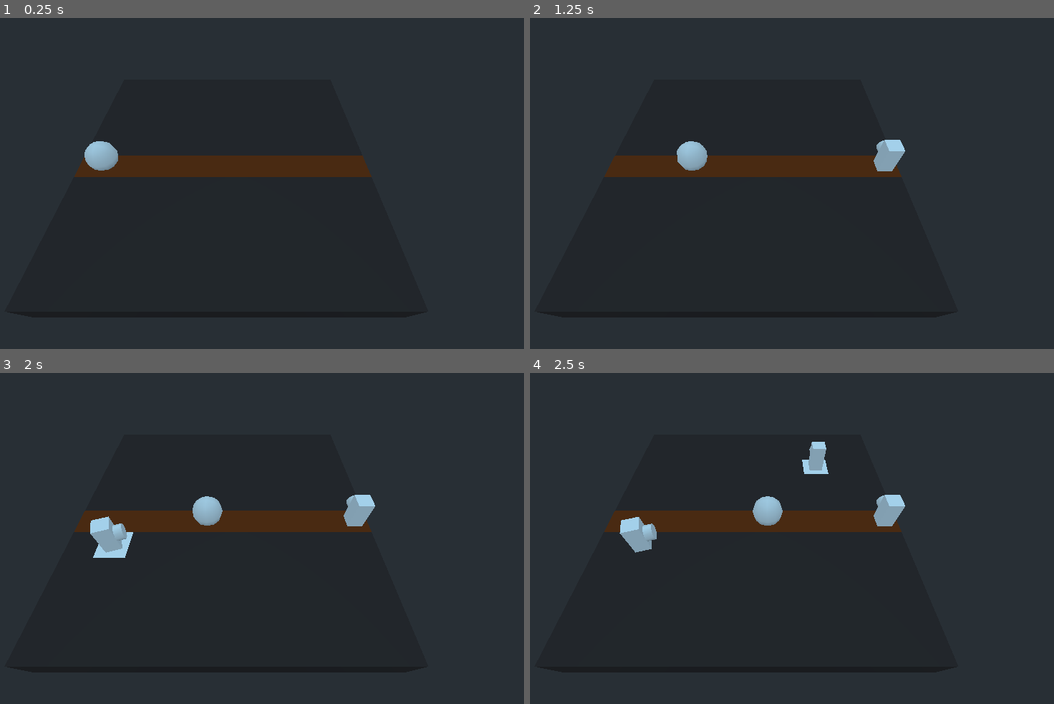
Above: before the commit, frames 1-4 (two rows, left to right).
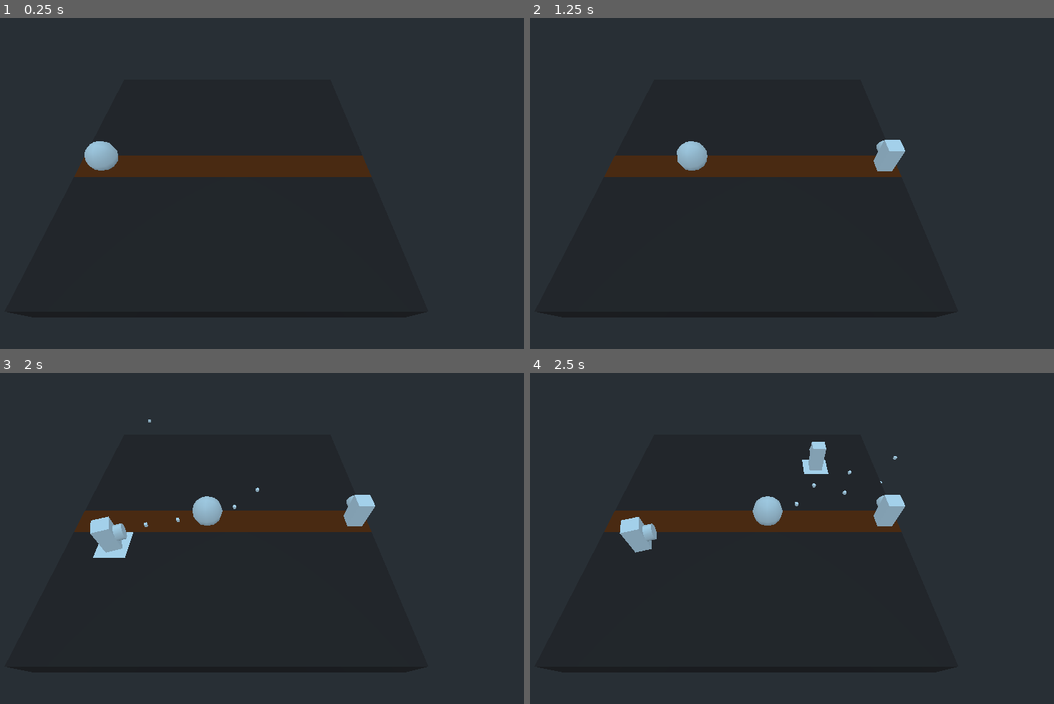
Above: after the commit, the same moments.

Repository: doctor-g/LD51
Game: Godot game, scene res://World.tscn
The game is run twice, just before and just after one commit, with the same random seed, the same clock (stepped at 60 frames per second) and the same inputs.
Inputs (mouse positions are in pixels of both pictures, inside the frame that each line leads up to):
- Up to frame 1 (0.25 s): no input
- Up to frame 2 (1.25 s): move the mouse to (891, 163) at 0.52 s; click (891, 163) at 0.67 s
- Up to frame 3 (2 s): move the mouse to (120, 551) at 1.27 s; click (120, 551) at 1.42 s
- Up to frame 4 (2.5 s): move the mouse to (823, 462) at 2.02 s; click (823, 462) at 2.17 s

Frames 1-2 are identical in both runs. In frame 3, less than 0.1% of the frame differs, in the area x 27-50%, y 14-47%; in frame 4, less than 0.1%, in the area x 50-71%, y 25-41%.

Commit message:
Make turret shoot using particle effects

Diff:
--- a/project/Defenses/Turret.gd
+++ b/project/Defenses/Turret.gd
@@ -1,6 +1,8 @@
 extends Spatial
 
 var _tracked_enemy : Spatial
+
+onready var _particles := $CPUParticles
 
 
 func _physics_process(_delta):
@@ -13,8 +15,10 @@
 
 func _on_Area_body_entered(body):
 	_tracked_enemy = body
+	_particles.emitting = true
 
 
 func _on_Area_body_exited(body):
 	if body==_tracked_enemy:
 		_tracked_enemy = null
+		_particles.emitting = false
--- a/project/Defenses/Turret.tscn
+++ b/project/Defenses/Turret.tscn
@@ -1,9 +1,12 @@
-[gd_scene load_steps=3 format=2]
+[gd_scene load_steps=4 format=2]
 
 [ext_resource path="res://Defenses/Turret.gd" type="Script" id=1]
 
 [sub_resource type="SphereShape" id=1]
 radius = 3.0
+
+[sub_resource type="CubeMesh" id=2]
+size = Vector3( 0.1, 0.1, 0.1 )
 
 [node name="Turret" type="Spatial"]
 script = ExtResource( 1 )
@@ -28,5 +31,16 @@
 [node name="CollisionShape" type="CollisionShape" parent="Area"]
 shape = SubResource( 1 )
 
+[node name="CPUParticles" type="CPUParticles" parent="."]
+transform = Transform( 1, 0, 0, 0, 1, 0, 0, 0, 1, 0, 0.5, -0.5 )
+emitting = false
+amount = 10
+local_coords = false
+mesh = SubResource( 2 )
+direction = Vector3( 0, 0, -1 )
+spread = 5.0
+gravity = Vector3( 0, 0, 0 )
+initial_velocity = 10.0
+
 [connection signal="body_entered" from="Area" to="." method="_on_Area_body_entered"]
 [connection signal="body_exited" from="Area" to="." method="_on_Area_body_exited"]
